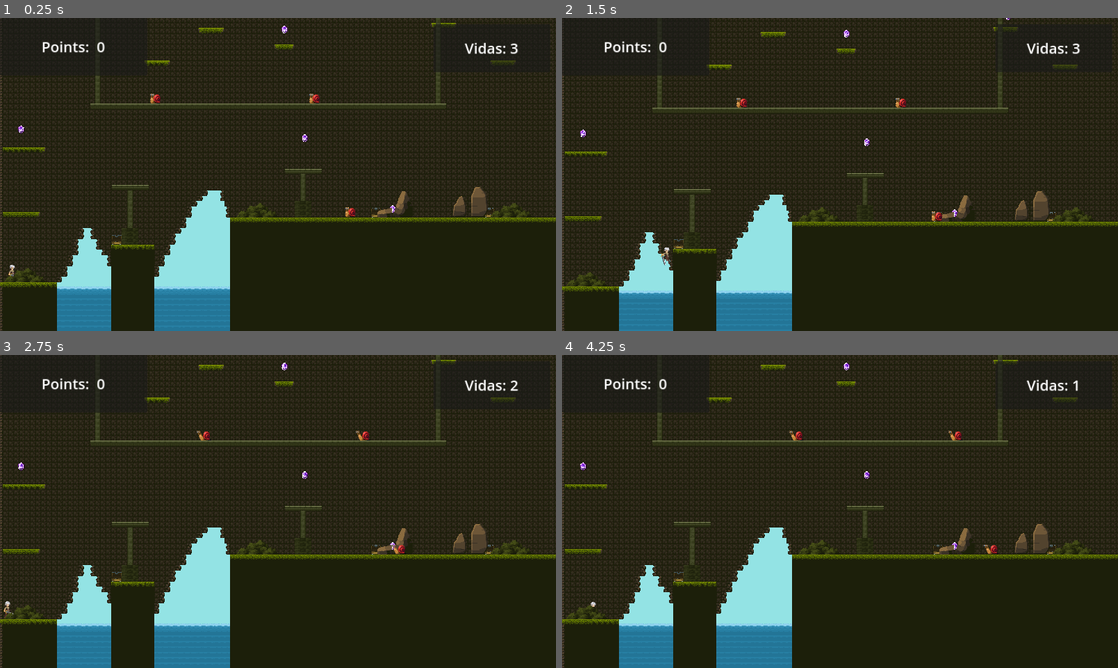
Above: before the commit, frames 1-4 (two rows, left to right).
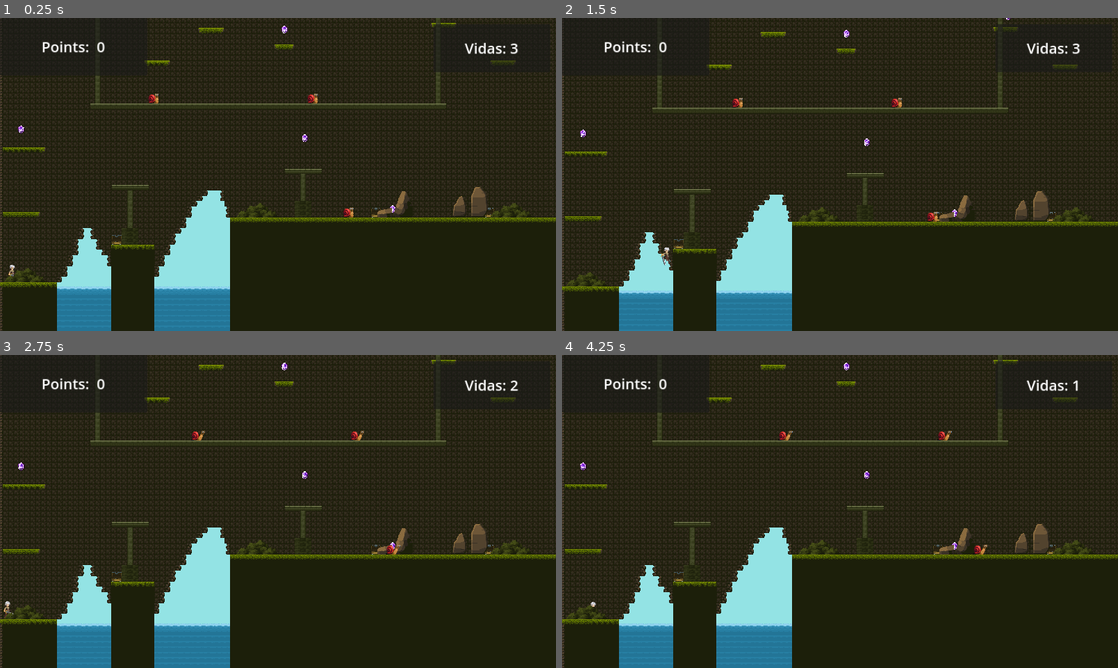
Above: after the commit, the same moments.

Repository: Marcos-Rama/PMDM
Game: Godot game, scene res://scenes/level1.tscn
The game is run twice, just before and just after one commit, with the same random seed, the same clock (stepped at 60 frames per second) and the same inputs.
Inputs:
- Up to frame 1 (0.25 s): no input
- Up to frame 2 (1.5 s): hold D (Right) from 0.53 s (still down); tap Space (Jump) at 0.77 s
- Up to frame 3 (2.75 s): tap Space (Jump) at 1.52 s; release D (Right) at 2.03 s; hold A (Left) from 2.03 s (still down)
- Up to frame 4 (4.25 s): release A (Left) at 2.78 s; hold D (Right) from 2.78 s (still down); tap Space (Jump) at 3.02, 3.77 s

The runs differ from the first frame. In frame 1, 0.2% of the frame differs, in the area x 26-64%, y 24-64%; in frame 2, 0.2%; in frame 3, 0.3%; in frame 4, 0.3%, in the area x 38-79%, y 24-64%.

Commit message:
Flip del sprite de los enemigos cuando cambian dirección

Diff:
--- a/godot/Juego_Godot/raspano/project.godot
+++ b/godot/Juego_Godot/raspano/project.godot
@@ -43,3 +43,13 @@
 , Object(InputEventKey,"resource_local_to_scene":false,"resource_name":"","device":0,"window_id":0,"alt_pressed":false, …(185 unchanged characters)…
 ]
 }
+Atack={
+"deadzone": 0.5,
+"events": [Object(InputEventMouseButton,"resource_local_to_scene":false,"resource_name":"","device":-1,"window_id":0,"alt_pressed":false,"shift_pressed":false,"ctrl_pressed":false,"meta_pressed":false,"button_mask":0,"position":Vector2(0, 0),"global_position":Vector2(0, 0),"factor":1.0,"button_index":1,"canceled":false,"pressed":false,"double_click":false,"script":null)
+]
+}
+Dash={
+"deadzone": 0.5,
+"events": [Object(InputEventMouseButton,"resource_local_to_scene":false,"resource_name":"","device":-1,"window_id":0,"alt_pressed":false,"shift_pressed":false,"ctrl_pressed":false,"meta_pressed":false,"button_mask":0,"position":Vector2(0, 0),"global_position":Vector2(0, 0),"factor":1.0,"button_index":2,"canceled":false,"pressed":false,"double_click":false,"script":null)
+]
+}
--- a/godot/Juego_Godot/raspano/scenes/killzone.tscn
+++ b/godot/Juego_Godot/raspano/scenes/killzone.tscn
@@ -3,7 +3,7 @@
 [ext_resource type="Script" path="res://scenes/script/killzone.gd" id="1_mu86b"]
 
 [node name="Killzone" type="Area2D"]
-collision_mask = 3
+collision_mask = 66
 script = ExtResource("1_mu86b")
 
 [connection signal="body_entered" from="." to="." method="_on_body_entered"]
--- a/godot/Juego_Godot/raspano/scenes/level1.tscn
+++ b/godot/Juego_Godot/raspano/scenes/level1.tscn
@@ -1595,13 +1595,16 @@
 [node name="Snails" type="Node" parent="."]
 
 [node name="Snail" parent="Snails" instance=ExtResource("13_ydim2")]
-position = Vector2(433, 37)
+position = Vector2(433, 38)
 
 [node name="Snail2" parent="Snails" instance=ExtResource("13_ydim2")]
 position = Vector2(-144, -299)
 
 [node name="Snail3" parent="Snails" instance=ExtResource("13_ydim2")]
 position = Vector2(327, -299)
+
+[node name="Snail6" parent="Snails" instance=ExtResource("13_ydim2")]
+position = Vector2(1796, 198)
 
 [node name="Snail4" parent="Snails" instance=ExtResource("13_ydim2")]
 position = Vector2(1320, 37)
--- a/godot/Juego_Godot/raspano/scenes/main_character.tscn
+++ b/godot/Juego_Godot/raspano/scenes/main_character.tscn
@@ -218,6 +218,7 @@
 script = ExtResource("1_00roc")
 
 [node name="CollisionShape2D" type="CollisionShape2D" parent="."]
+visibility_layer = 3
 shape = SubResource("CapsuleShape2D_ke8x4")
 debug_color = Color(0.685291, 0, 0.0271062, 0.419608)
 
--- a/godot/Juego_Godot/raspano/scenes/script/finish.gd
+++ b/godot/Juego_Godot/raspano/scenes/script/finish.gd
@@ -2,6 +2,7 @@
 
 @export var target_level : PackedScene
 
+
 func _on_body_entered(body: Node2D) -> void:
 	if (body.name == "Main_char"):
-		get_tree().change_scene_to_packed(target_level) # Replace with function body.
+		get_tree().change_scene_to_packed(target_level)
--- a/godot/Juego_Godot/raspano/scenes/script/killzone.gd
+++ b/godot/Juego_Godot/raspano/scenes/script/killzone.gd
@@ -1,6 +1,5 @@
 extends Area2D
-@onready var game_manager = %Gamemanager
+
 
 func _on_body_entered(body: Node2D) -> void:
-
 	print ("You died!")
--- a/godot/Juego_Godot/raspano/scenes/script/main_character.gd
+++ b/godot/Juego_Godot/raspano/scenes/script/main_character.gd
@@ -13,7 +13,7 @@
 
 # Define la posición inicial del personaje con un valor por defecto
 var initial_position: Vector2
-var checkpoint_position
+
 
 func _ready():
 	self.position = Global.spawn_point
--- a/godot/Juego_Godot/raspano/scenes/script/snail.gd
+++ b/godot/Juego_Godot/raspano/scenes/script/snail.gd
@@ -1,11 +1,11 @@
 extends CharacterBody2D
 
 
-const SPEED = 60
-var direction = 1
+const SPEED = 50
+var direction = -1
 @onready var ray_cast_right: RayCast2D = $RayCastRight
 @onready var ray_cast_left: RayCast2D = $RayCastLeft
-
+@onready var animated_sprite_2d: AnimatedSprite2D = %AnimatedSprite2D
 
 
 # Called when the node enters the scene tree for the first time.
@@ -15,8 +15,15 @@
 
 # Called every frame. 'delta' is the elapsed time since the previous frame.
 func _process(delta: float) -> void:
+
 	if not ray_cast_right.is_colliding():
-		direction = -1
+		if direction != -1:  # Si la dirección cambia, ajusta el flip
+			direction = -1
+			animated_sprite_2d.flip_h = false
+
 	if not ray_cast_left.is_colliding():
-		direction = 1
+		if direction != 1:  # Si la dirección cambia, ajusta el flip
+			direction = 1
+			animated_sprite_2d.flip_h = true  # Volteado (derecha)
+
 	position.x += direction * SPEED * delta
--- a/godot/Juego_Godot/raspano/scenes/snail.tscn
+++ b/godot/Juego_Godot/raspano/scenes/snail.tscn
@@ -78,6 +78,7 @@
 script = ExtResource("1_0qqlm")
 
 [node name="AnimatedSprite2D" type="AnimatedSprite2D" parent="."]
+unique_name_in_owner = true
 position = Vector2(2.5, 5)
 scale = Vector2(1.10417, 1.3125)
 sprite_frames = SubResource("SpriteFrames_rgs6g")
@@ -88,6 +89,7 @@
 shape = SubResource("RectangleShape2D_0fmyl")
 
 [node name="Killzone" parent="." instance=ExtResource("2_w1hfb")]
+collision_mask = 3
 
 [node name="CollisionShape2D" type="CollisionShape2D" parent="Killzone"]
 position = Vector2(3, 10)
